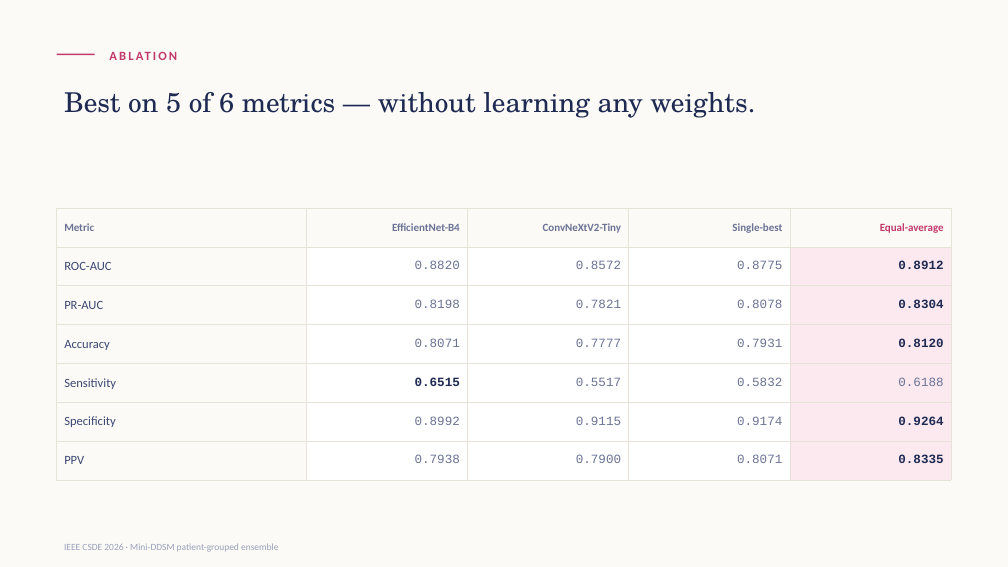
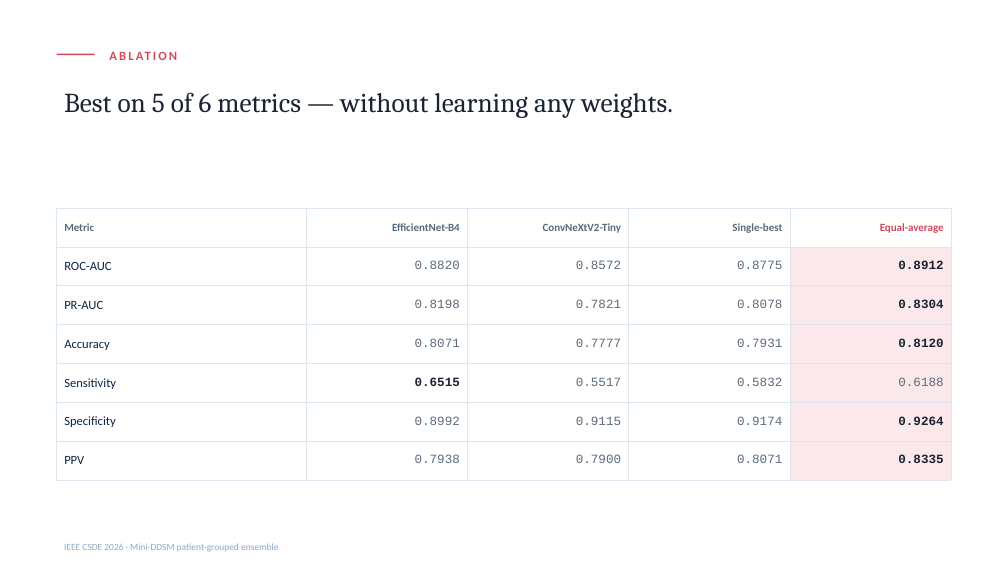
Before and after one commit to NoorAbdullah02/MINI_DDSM, a slide deck: slide 9 of Mini-DDSM-CSDE2026-Presentation.pptx. Drawn at 1008x567 pixels with LibreOffice and Linux fonts; fonts in the diff are those of the drawing. Boxes give left, top, right and bottom in pixels: in the first picture for what was removed or moved away, otherwise in the second. Text is boxed around its words. In the diff, an @@ line names an element or a change of style, - is before the commit and + after.

Commit message:
feat: re-skin /present and the pptx export to the template's own look
Not just the structure this time — both surfaces now use the IEEE CSDE
2026 template's actual palette (navy/teal/blue/gold/rose from
ppt/theme/theme1.xml), its Cambria/Calibri fonts (via the free
metric-compatible Caladea/Carlito clones for the web), and its own
diamond conference logo.

- Deck.tsx: the whole re-skin is one scoped CSS-variable override on
  the deck's root element, so every existing var(--color-*)/Tailwind
  utility in all 16 slides picks up the new palette automatically —
  the rest of the site keeps its own established brand untouched.
- buildDeck.ts: same hex palette and Cambria/Calibri, plus the logo
  image on the Title and Thank-you slides, so the downloadable .pptx
  matches the website exactly.
- Verified: full click-through of /present (no console errors, scoped
  colors confirmed on text/cards/chart/patient-leak squares), and the
  regenerated premium .pptx rendered in LibreOffice and visually
  checked.

```diff
--- a/Mini-DDSM-CSDE2026-Presentation.pptx
+++ b/Mini-DDSM-CSDE2026-Presentation.pptx
@@ background #FBFAF7 to #FFFFFF @@
@@ line (57, 54) - (95, 54): stroke #C23A6B 1.5 pt to #D1495B 1.5 pt @@
@@ text "ABLATION" at bbox=[102, 44, 707, 67]: text colour #C23A6B to #D1495B @@
@@ text "Best on 5 of 6 ..." at bbox=[64, 92, 673, 118]: font TeX Gyre Schola to Cambria, text colour #1F2A52 to #1A2433 @@
@@ table at bbox=[57, 208, 951, 480] @@
@@ fill #FBE9EF to #FBE8EA in 6 cells @@
@@ text colour #6B7394 to #5C6B7A in "Metric", "EfficientNet-B4", "ConvNeXtV2-Tiny", "Single-best" and 18 more places @@
@@ text colour #C23A6B to #D1495B in "Equal-average" @@
@@ text colour #3D4873 to #0B2545 in "ROC-AUC", "PR-AUC", "Accuracy", "Sensitivity" and 2 more places @@
@@ text colour #1F2A52 to #1A2433 in "0.8912", "0.8304", "0.8120", "0.6515" and 2 more places @@
@@ borders changed @@
```
Also in this commit, not shown: 15 other slides changed, 6 other files.
